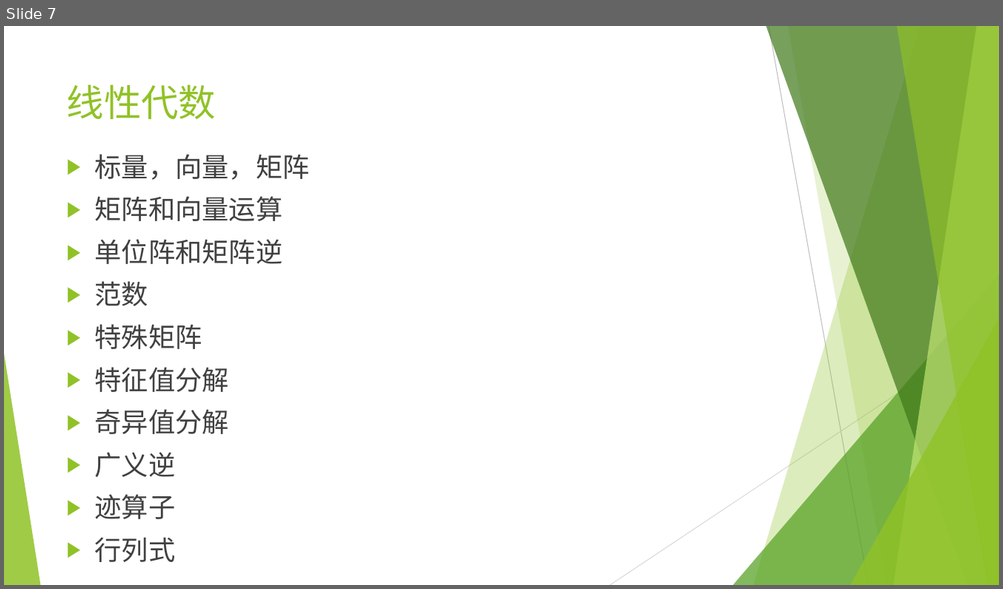
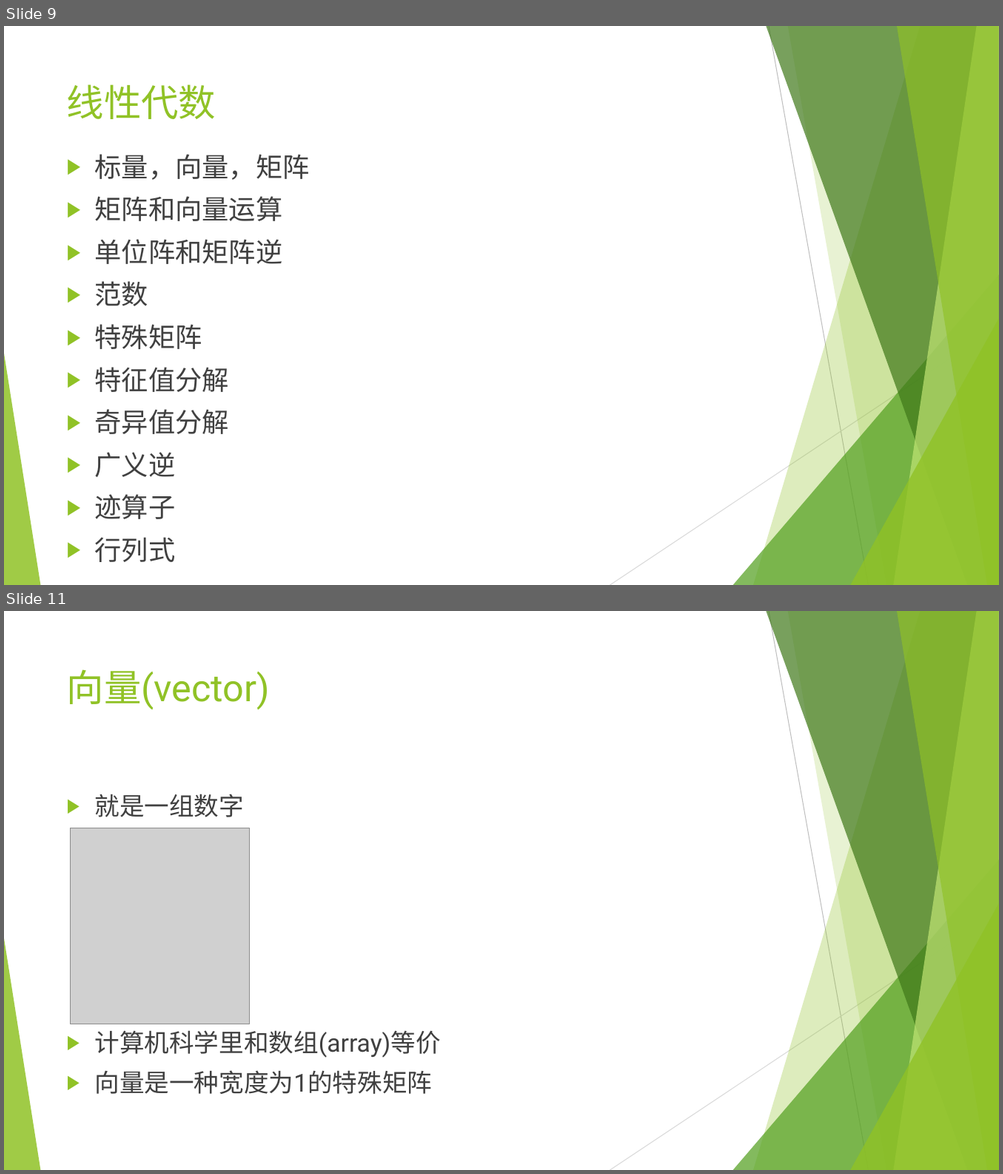
Before and after one commit to wangyi-fudan/BIOL130173, a slide deck: 1_linear_algebra.pptx. Shown one above the other, each under a label of ours: slide 7 before the commit, slides 9 and 11 after it; the slides between them are not shown. The pictures are 1003x589 and 1003x1174 pixels, drawn with LibreOffice and Linux fonts; fonts in the diff are those of the drawing; grey boxes stand for pictures. Boxes give left, top, right and bottom in pixels: in the first picture for what was removed or moved away, otherwise in the second. Text is boxed around its words. In the diff, an @@ line names an element or a change of style, - is before the commit and + after.

```diff
--- a/1_linear_algebra.pptx
+++ b/1_linear_algebra.pptx
@@ slide 11 added at bbox=[4, 611, 999, 1170], background #FFFFFF; not listed: 10 template elements that a slide beside it also shows @@
@@ title added at bbox=[67, 669, 270, 710], 36 pt, text #90C226 @@
+向量(vector)
@@ text added at bbox=[95, 794, 441, 1094], 24 pt, text #404040 @@
+▶ 就是一组数字
+▶ 计算机科学里和数组(array)等价
+▶ 向量是一种宽度为1的特殊矩阵
@@ picture added at bbox=[71, 828, 250, 1024] @@
@@ what was slide 7 is now slide 9 @@
```
Also in this commit, not shown: 1 slide changed, 19 other slides added.
